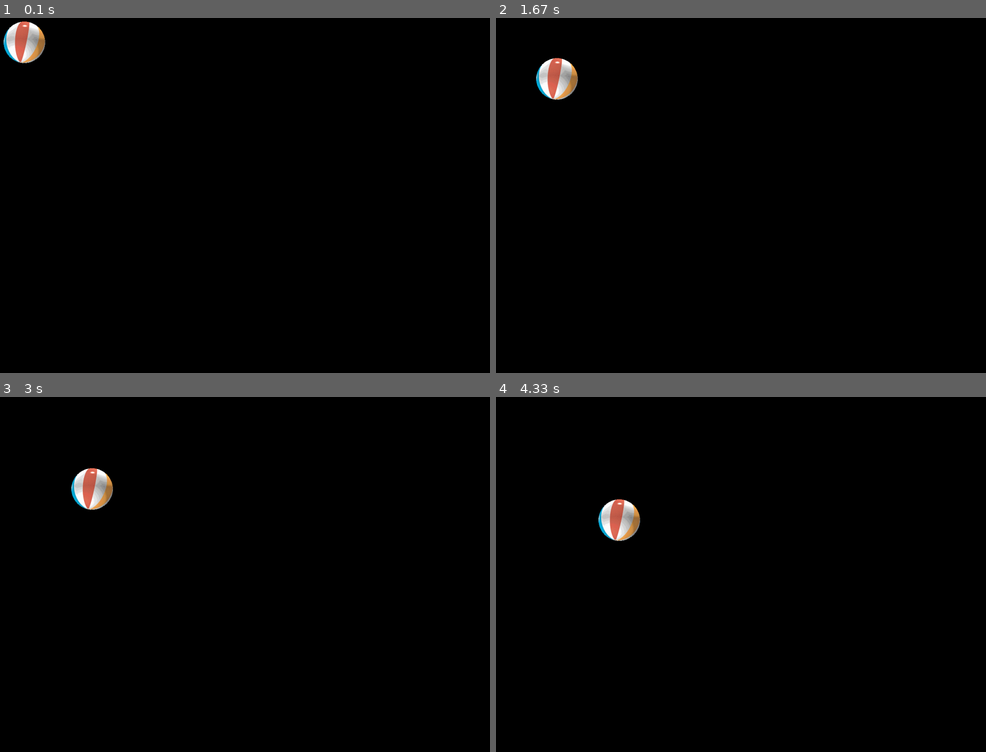
Above: before the commit, frames 1-4 (two rows, left to right).
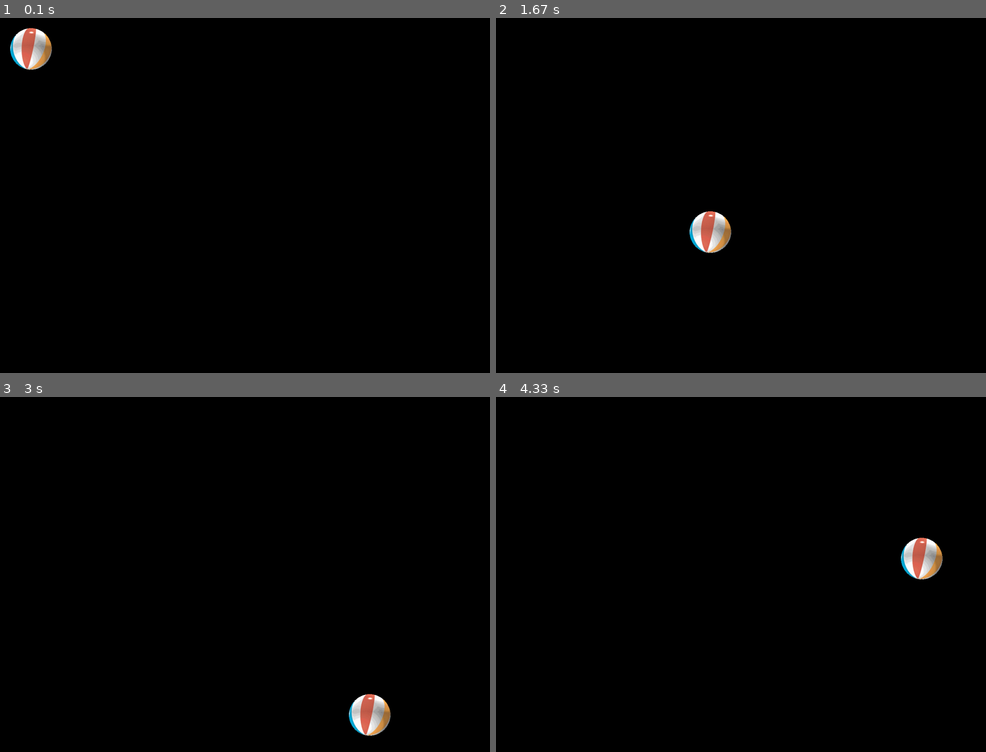
Above: after the commit, the same moments.

Repository: Domroon/pygame-experiments
Game: pygame game, started from app.py
Two runs of this game, one before a commit and one after it. Both use one fixed random seed, a clock stepped at 60 frames per second and the inputs below.
Inputs:
- Up to frame 1 (0.1 s): no input
- Up to frame 2 (1.67 s): no input
- Up to frame 3 (3 s): no input
- Up to frame 4 (4.33 s): no input

The runs differ from the first frame. In frame 1, 0.9% of the frame differs, in the area x 0-11%, y 0-15%; in frame 2, 1.6%; in frame 3, 1.6%, in the area x 14-80%, y 19-96%; in frame 4, 1.6%.

Commit message:
add delay-time

Diff:
--- a/app.py
+++ b/app.py
@@ -2,7 +2,7 @@
 pygame.init()
 
 size = width, height = 1280, 940
-speed = [1, 1]
+speed = [3, 3]
 black = 0, 0, 0
 
 screen = pygame.display.set_mode(size)
@@ -11,6 +11,7 @@
 ballrect = ball.get_rect()
 
 while 1:
+    pygame.time.delay(10) # T = 10ms => 100 Hz
     for event in pygame.event.get():
         if event.type == pygame.QUIT: sys.exit()
 
--- a/techWithTim-1.py
+++ b/techWithTim-1.py
@@ -0,0 +1,16 @@
+import pygame
+pygame.init()
+
+win = pygame.display.set_mode((500, 500))
+
+pygame.display.set_caption("First Game")
+
+x = 50
+y = 50
+width = 40
+height = 60
+vel = 5
+
+run = True
+while run:
+    pygame.time.delay(100)  # 0.1 s = 100 ms
